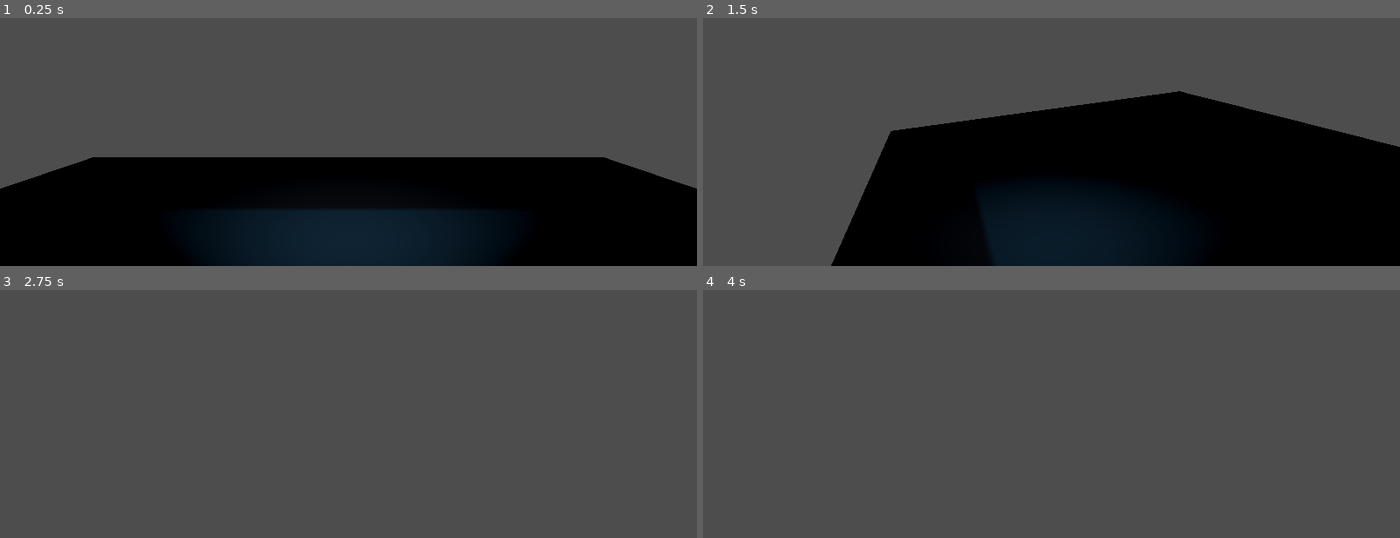
Above: before the commit, frames 1-4 (two rows, left to right).
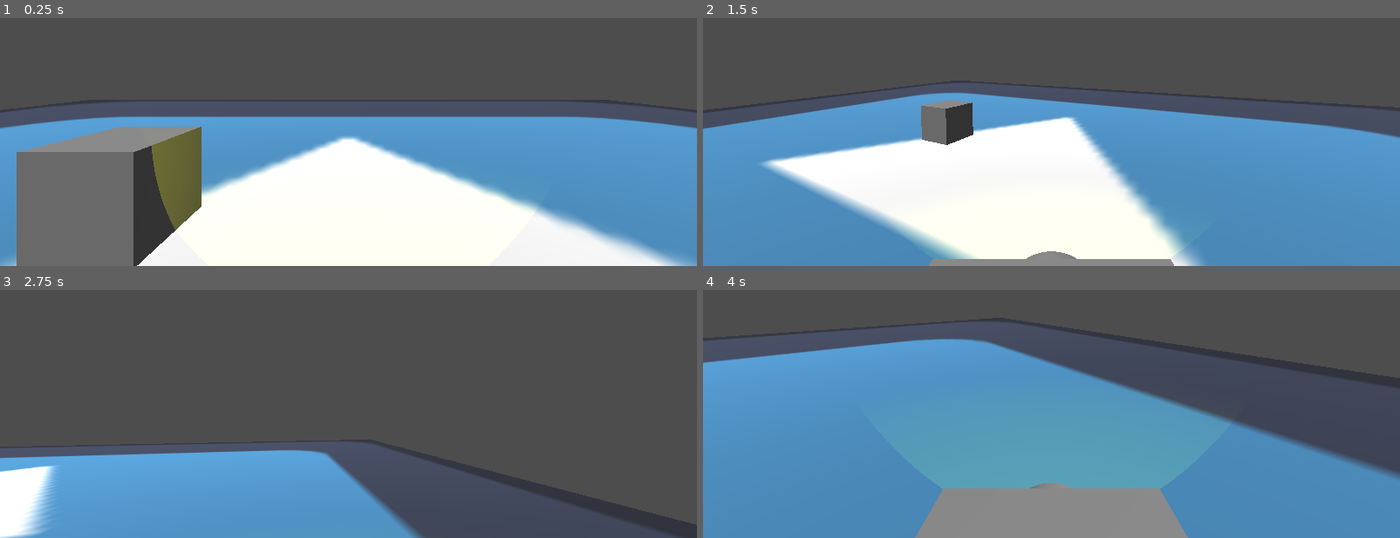
Above: after the commit, the same moments.

Repository: BrokHoly/spark-them-all
Game: Godot game, scene res://levels/sand_box.tscn
The game is run twice, just before and just after one commit, with the same random seed, the same clock (stepped at 60 frames per second) and the same inputs. The engine's default icon, where the game draws it, is replaced by a stand-in: a white triangle on a blue panel in a dark square.
Inputs (mouse positions are in pixels of both pictures, inside the frame that each line leads up to):
- Up to frame 1 (0.25 s): no input
- Up to frame 2 (1.5 s): tap Enter at 0.5 s; move the mouse to (1204, 50) at 0.52 s; hold D (move_right) 0.53-1.28 s; tap Space (jump) at 0.77 s; move the mouse to (912, 89) at 1.27 s; hold S (move_backward) from 1.28 s (still down)
- Up to frame 3 (2.75 s): tap Space (jump) at 1.52 s; move the mouse to (outside the picture) at 2.02 s; release S (move_backward) at 2.03 s; hold D (move_right) from 2.03 s (still down)
- Up to frame 4 (4 s): move the mouse to (1016, 421) at 2.77 s; release D (move_right) at 2.78 s; hold W (move_forward) 2.78-3.53 s; tap Space (jump) at 3.02, 3.77 s; move the mouse to (1260, 401) at 3.52 s; hold A (move_left) from 3.53 s (still down)

The runs differ from the first frame. In frame 1, 61% of the frame differs, in the area x 0-100%, y 32-100%; in frame 2, 64%; in frame 3, 22%; in frame 4, 65%, in the area x 0-100%, y 11-100%.

Commit message:
Just things to go right

Diff:
--- a/characters/player/player.gd
+++ b/characters/player/player.gd
@@ -1,13 +1,23 @@
 extends CharacterBody3D
 
-
+# Relative to player control
 const SPEED = 5.0
 const JUMP_VELOCITY = 4.5
-const LOOK_SENSITIVITY = 0.005
+const LOOK_SENSITIVITY = 0.002
+var isFPS: bool = true
+
+# Relative to the lamp
+const LAMP_IDLE_ANGLE = 45
+const LAMP_IDLE_RANGE = 5
+const LAMP_FOCUS_ANGLE = 30
+const LAMP_FOCUS_RANGE = 10
 
 @onready var camera: Node3D = $FPSAnchor
+@onready var lamp: Node3D = $LampAnchor
 
-var isFPS: bool = true
+func _ready() -> void:
+	Input.set_mouse_mode(Input.MOUSE_MODE_CAPTURED)
+
 
 func _physics_process(delta: float) -> void:
 	# Add the gravity.
@@ -32,8 +42,15 @@
 	move_and_slide()
 
 func _input(event: InputEvent) -> void:
-	if event is InputEventMouseMotion:
-		print(event.relative)
+		if event.is_action_pressed("pause"):
+			get_tree().quit()
+
+func _unhandled_input(event: InputEvent) -> void:
+	if event is InputEventMouseMotion and Input.get_mouse_mode() == Input.MOUSE_MODE_CAPTURED:
 		rotate_y(-event.relative.x * LOOK_SENSITIVITY) # Turn juste le body
+
 		camera.rotate_x(-event.relative.y * LOOK_SENSITIVITY) # Turn l'ancre de pivot de FPS
 		camera.rotation.x = clamp(camera.rotation.x, -PI/2, PI/2) # La limite à 90 -90 deg
+
+		var target_lamp_x = clamp(camera.rotation.x, -PI/4, PI/4)
+		lamp.rotation.x = lerp(lamp.rotation.x, target_lamp_x, 0.15)
--- a/characters/player/player.tscn
+++ b/characters/player/player.tscn
@@ -1,6 +1,7 @@
 [gd_scene format=3 uid="uid://crhr55ln80al5"]
 
 [ext_resource type="Script" uid="uid://b6uphe0e54xxk" path="res://characters/player/player.gd" id="1_508ok"]
+[ext_resource type="PackedScene" uid="uid://ig34dw7euucc" path="res://levels/props/lamp.tscn" id="2_exd8k"]
 [ext_resource type="PackedScene" uid="uid://donx8metrmqdc" path="res://ui/pause_menu.tscn" id="2_xxgcw"]
 
 [sub_resource type="CapsuleShape3D" id="CapsuleShape3D_b886q"]
@@ -19,19 +20,29 @@
 [node name="MeshInstance3D" type="MeshInstance3D" parent="BodyCollisionShape" unique_id=875680744]
 mesh = SubResource("CapsuleMesh_508ok")
 
+[node name="LampAnchor" type="Node3D" parent="." unique_id=1537967966]
+transform = Transform3D(1, 0, 0, 0, 1, 0, 0, 0, 1, 0, 1.1634474, 0)
+
+[node name="AimArea" type="Area3D" parent="LampAnchor" unique_id=426969501]
+
+[node name="CollisionShape3D" type="CollisionShape3D" parent="LampAnchor/AimArea" unique_id=26414591]
+transform = Transform3D(1, 0, 0, 0, -4.371139e-08, -1, 0, 1, -4.371139e-08, 0, 0, -1)
+shape = SubResource("CylinderShape3D_xxgcw")
+debug_color = Color(0.6344296, 0.52752626, 0.044364735, 0.41960785)
+
+[node name="SpotLight3D" type="SpotLight3D" parent="LampAnchor" unique_id=917961053]
+transform = Transform3D(1, 0, 0, 0, 1, 0, 0, 0, 1, 0, 0, -0.5355877)
+light_color = Color(0.84529376, 0.8447014, 7.70092e-07, 1)
+spot_attenuation = 0.0
+spot_angle_attenuation = 1.2394011e-05
+
+[node name="Lamp" parent="LampAnchor" unique_id=930500765 instance=ExtResource("2_exd8k")]
+transform = Transform3D(-1, 0, -8.742278e-08, 0, 1, 0, 8.742278e-08, 0, -1, 0, 0, -0.3578018)
+
 [node name="FPSAnchor" type="Node3D" parent="." unique_id=1330128308]
 transform = Transform3D(1, 0, 0, 0, 1, 0, 0, 0, 1, 0, 1.7, 0)
 
 [node name="Camera3D" type="Camera3D" parent="FPSAnchor" unique_id=322568914]
-
-[node name="AimArea" type="Area3D" parent="FPSAnchor" unique_id=426969501]
-
-[node name="CollisionShape3D" type="CollisionShape3D" parent="FPSAnchor/AimArea" unique_id=26414591]
-transform = Transform3D(1, 0, 0, 0, -4.371139e-08, -1, 0, 1, -4.371139e-08, 0, 0, -1)
-shape = SubResource("CylinderShape3D_xxgcw")
-debug_color = Color(0.6344296, 0.52752626, 0.044364735, 0.41960785)
-
-[node name="SpotLight3D" type="SpotLight3D" parent="FPSAnchor" unique_id=917961053]
 
 [node name="Head" type="Node3D" parent="FPSAnchor" unique_id=1367427803]
 
--- /dev/null
+++ b/collectibles/loots/boular_grape.tscn
@@ -0,0 +1,15 @@
+[gd_scene format=3 uid="uid://btxhphovqdvtt"]
+
+[sub_resource type="SphereShape3D" id="SphereShape3D_xqjb4"]
+
+[sub_resource type="SphereMesh" id="SphereMesh_kvv3t"]
+
+[node name="BoularGrape" type="RigidBody3D" unique_id=1156317511]
+transform = Transform3D(0.455, 0, 0, 0, 0.455, 0, 0, 0, 0.455, 0, 0, 0)
+mass = 0.428
+
+[node name="CollisionShape3D" type="CollisionShape3D" parent="." unique_id=1420400019]
+shape = SubResource("SphereShape3D_xqjb4")
+
+[node name="MeshInstance3D" type="MeshInstance3D" parent="." unique_id=510632318]
+mesh = SubResource("SphereMesh_kvv3t")
--- /dev/null
+++ b/levels/props/lamp.tscn
@@ -0,0 +1,18 @@
+[gd_scene format=3 uid="uid://ig34dw7euucc"]
+
+[sub_resource type="BoxMesh" id="BoxMesh_c6ejp"]
+size = Vector3(0.45, 0.3, 0.2)
+
+[sub_resource type="CylinderMesh" id="CylinderMesh_m2vqq"]
+top_radius = 0.1
+bottom_radius = 0.1
+height = 0.1
+
+[node name="Lamp" type="Node3D" unique_id=1069162246]
+
+[node name="MeshInstance3D" type="MeshInstance3D" parent="." unique_id=986958156]
+mesh = SubResource("BoxMesh_c6ejp")
+
+[node name="MeshInstance3D2" type="MeshInstance3D" parent="." unique_id=987860657]
+transform = Transform3D(1, 0, 0, 0, -4.371139e-08, -1, 0, 1, -4.371139e-08, 0, 0, 0.13153055)
+mesh = SubResource("CylinderMesh_m2vqq")
--- /dev/null
+++ b/levels/props/proto_ramp.tscn
@@ -0,0 +1,13 @@
+[gd_scene format=3 uid="uid://c6njyhv7wet0k"]
+
+[sub_resource type="BoxShape3D" id="BoxShape3D_0ppp6"]
+
+[sub_resource type="BoxMesh" id="BoxMesh_lorjm"]
+
+[node name="ProtoRamp" type="StaticBody3D" unique_id=239166772]
+
+[node name="CollisionShape3D" type="CollisionShape3D" parent="." unique_id=80599100]
+shape = SubResource("BoxShape3D_0ppp6")
+
+[node name="MeshInstance3D" type="MeshInstance3D" parent="." unique_id=1435681449]
+mesh = SubResource("BoxMesh_lorjm")
--- a/levels/sand_box.tscn
+++ b/levels/sand_box.tscn
@@ -2,6 +2,7 @@
 
 [ext_resource type="PackedScene" uid="uid://crhr55ln80al5" path="res://characters/player/player.tscn" id="1_8f3bn"]
 [ext_resource type="Texture2D" uid="uid://dwq38jngbrmti" path="res://icon.svg" id="1_bn0c6"]
+[ext_resource type="PackedScene" uid="uid://c6njyhv7wet0k" path="res://levels/props/proto_ramp.tscn" id="3_862d6"]
 
 [sub_resource type="HeightMapShape3D" id="HeightMapShape3D_j3m32"]
 
@@ -14,7 +15,7 @@
 [node name="SandBox" type="Node3D" unique_id=934069579]
 
 [node name="Ground" type="StaticBody3D" parent="." unique_id=1626534351]
-transform = Transform3D(10, 0, 0, 0, 10, 0, 0, 0, 10, 0, 0, 0)
+transform = Transform3D(30, 0, 0, 0, 30, 0, 0, 0, 30, 0, 0, 0)
 
 [node name="CollisionShape3D" type="CollisionShape3D" parent="Ground" unique_id=1465987641]
 shape = SubResource("HeightMapShape3D_j3m32")
@@ -24,3 +25,9 @@
 mesh = SubResource("PlaneMesh_j3m32")
 
 [node name="Player" parent="." unique_id=1134144444 instance=ExtResource("1_8f3bn")]
+
+[node name="ProtoRamp" parent="." unique_id=239166772 instance=ExtResource("3_862d6")]
+transform = Transform3D(1, 0, 0, 0, 1, 0, 0, 0, 1, -2.337, 0.5, -2.681)
+
+[node name="DirectionalLight3D" type="DirectionalLight3D" parent="." unique_id=361703537]
+transform = Transform3D(0.9766723, -0.18596625, 0.10736766, 0, 0.49999997, 0.86602545, -0.21473533, -0.84582305, 0.48833612, 0, 2.4428096, 0)
